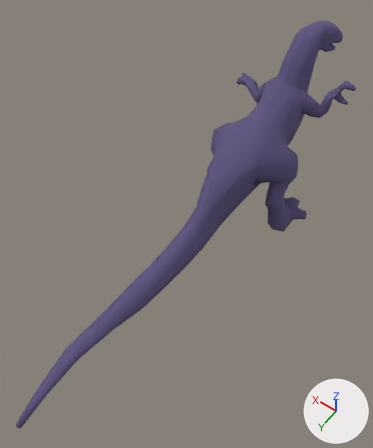
What one commit did to the Blender file rigs/kaiju/animation-kaiju-roar.blend.
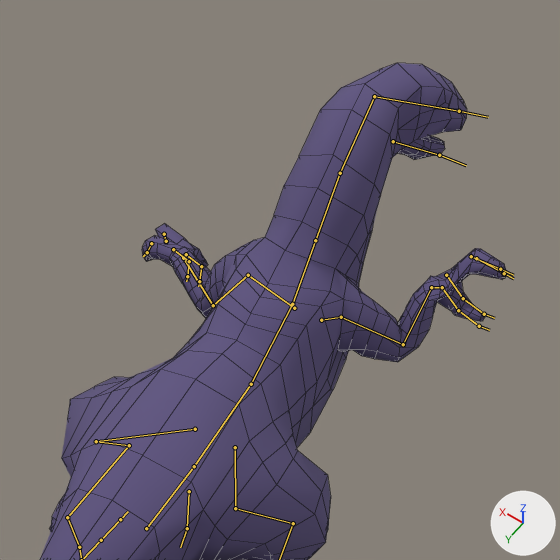
Old and new are each drawn whole from a 50 mm lens placed at (-1.59, 3.54, 4.32), pointed at (0.02, 1.28, 0.77) and again close up on the part from 51% to 100% of the width and 0% to 41% of the height. The axes (+X, +Y, +Z) are drawn at lower right. The lights are the same throughout. Both versions are drawn at frame 155 of the action 'Roar'; the numbers are the values there. The bones that bend it are drawn over the model as lines in the close-ups. The close-ups show mesh edges as thin lines.

Objects in the first close-up: 'Dinosaur'.
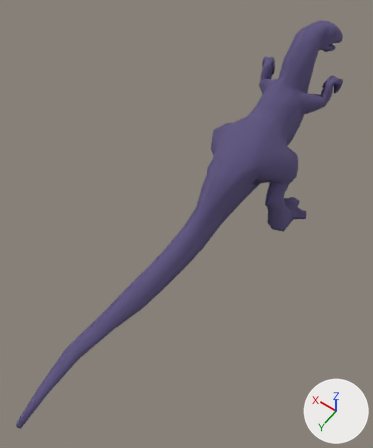
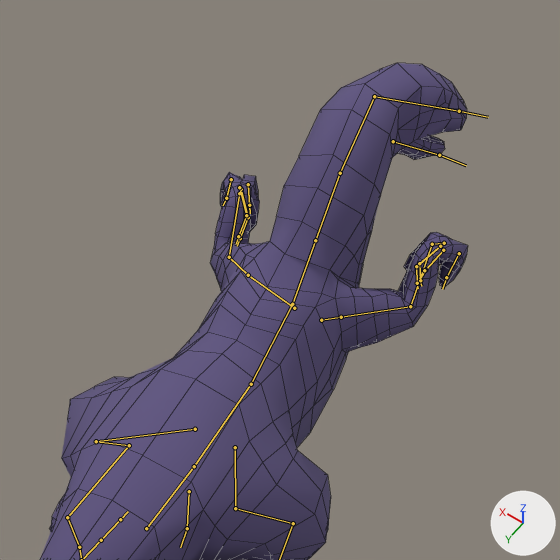
Location of each change, [x1, y1, x2, y2] in pixels of the close-ups (560 x 560 px):
'Dinosaur', posed
    before: [40, 63, 507, 560]
    after: [40, 63, 468, 560]
bone 'DRV_Front_Leg_Ankle_R.003', root to tip
    before: (463, 298) to (484, 314)
    after: (416, 266) to (417, 283)
bone 'DRV_Front_Leg_Ankle_R.004', root to tip
    before: (484, 314) to (494, 318)
    after: (417, 283) to (418, 288)

The change in detail:
Bone 'CTRL_Arm_L' (bone_ctrl_arm_l) moves from (-0.138, 0.175, -0.455) to (-0.276, 0.278, -0.232).
Bone 'CTRL_Arm_L' (bone_ctrl_arm_l) turns from (10, 11, -22) to (26, -9, -67) degrees about its own x, y and z.
Bone 'DRV_Front_Leg_Upper_L.002' (bone_drv_front_leg_upper_l_002) moves from (-0.008, 0.155, -0.261) to (0.01, 0.171, -0.204).
Bone 'CTRL_Arm_R' (bone_ctrl_arm_r) moves from (0.202, 0.257, -0.236) to (0.284, 0.312, -0.146).
Bone 'CTRL_Arm_R' (bone_ctrl_arm_r) turns from (-53, 45, 2) to (41, 9, 82) degrees about its own x, y and z.
Bone 'DRV_Front_Leg_Ankle_R.003' (bone_drv_front_leg_ankle_r_003) turns from (-30, -3, -24) to (0, 0, 0) degrees about its own x, y and z.
Bone 'DRV_Front_Leg_Ankle_R.004' (bone_drv_front_leg_ankle_r_004) turns from (5, -1, 0) to (0, 0, 0) degrees about its own x, y and z.
